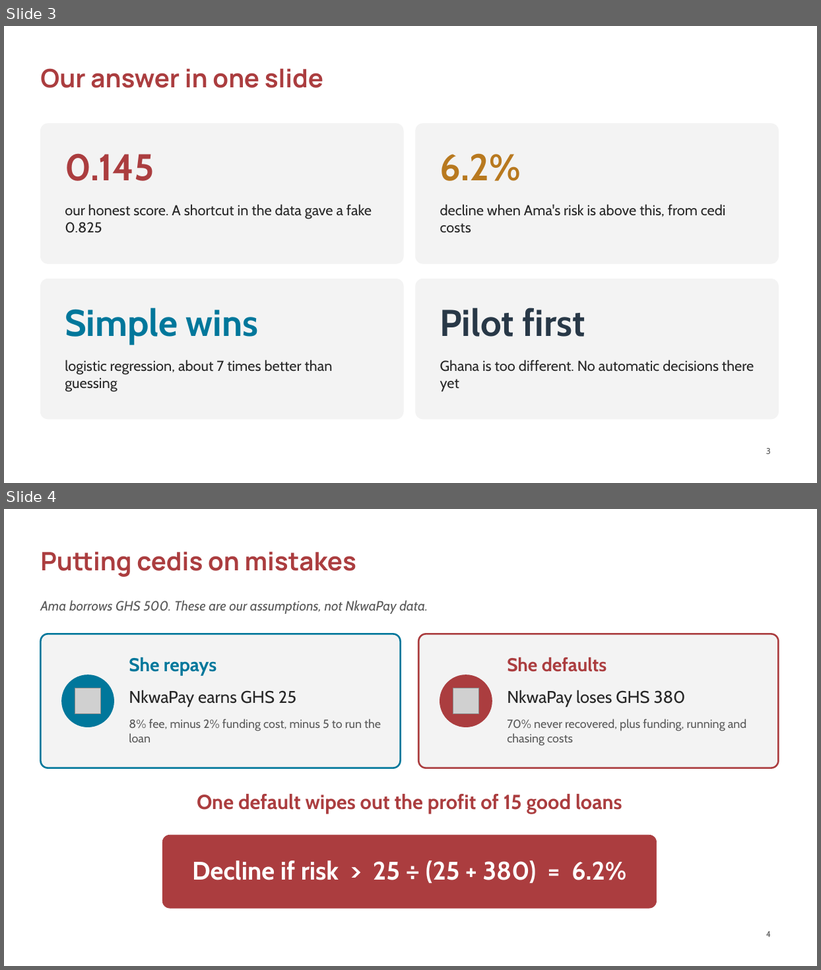
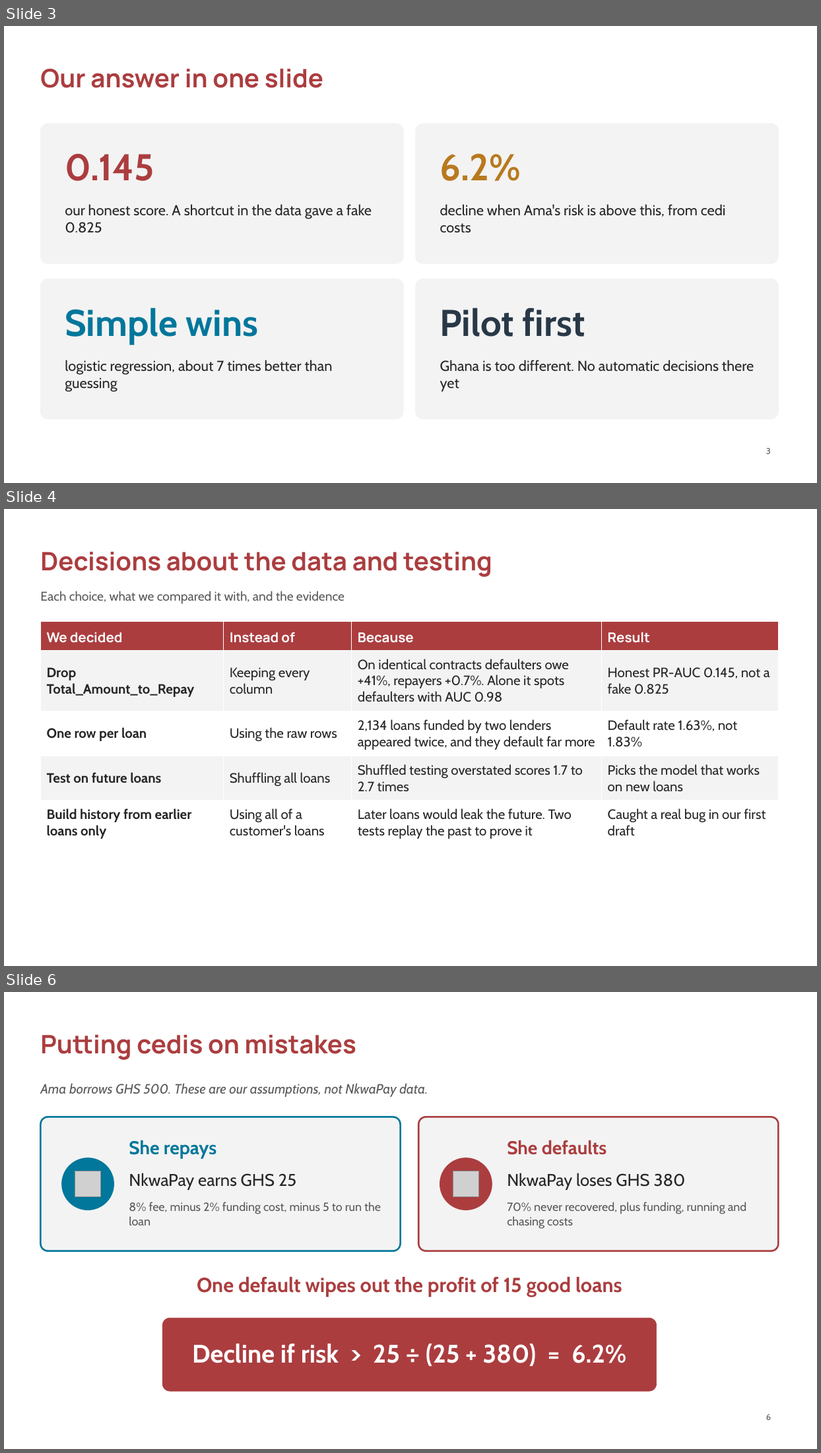
Before and after one commit to ASU-MICS-2028/mle-group-3-prosit-2, a slide deck: slides/NkwaPay_Debrief_Lesson.pptx. Shown one above the other, each under a label of ours: slides 3 and 4 before the commit, slides 3, 4 and 6 after it; the slides between them are not shown. The pictures are 821x970 and 821x1453 pixels, drawn with LibreOffice and Linux fonts; fonts in the diff are those of the drawing; grey boxes stand for pictures; background and template pictures are left out. Boxes give left, top, right and bottom in pixels: in the first picture for what was removed or moved away, otherwise in the second. Text is boxed around its words. In the diff, an @@ line names an element or a change of style, - is before the commit and + after.

```diff
--- a/slides/NkwaPay_Debrief_Lesson.pptx
+++ b/slides/NkwaPay_Debrief_Lesson.pptx
@@ slide 4 added at (4,509,817,966), background #FFFFFF @@
@@ title added at (40,552,492,577), 30 pt, text #AB3D3F, bold @@
+Decisions about the data and testing
@@ text added at (40,591,345,604), 15 pt, text #595959 @@
+Each choice, what we compared it with, and the evidence
@@ table added at (40,622,779,842), 5 rows, 4 columns @@
+We decided | Instead of | Because | Result
+Drop Total_Amount_to_Repay | Keeping every column | On identical contracts defaulters owe +41%, repayers +0.7%. Alone it spots defaulters with AUC 0.98 | Honest PR-AUC 0.145, not a fake 0.825
+One row per loan | Using the raw rows | 2,134 loans funded by two lenders appeared twice, and they default far more | Default rate 1.63%, not 1.83%
+Test on future loans | Shuffling all loans | Shuffled testing overstated scores 1.7 to 2.7 times | Picks the model that works on new loans
+Build history from earlier loans only | Using all of a customer's loans | Later loans would leak the future. Two tests replay the past to prove it | Caught a real bug in our first draft
@@ what was slide 4 is now slide 6 @@
@@ page number at (766,1414,771,1420): text changed @@
-4
+6
```
Also in this commit, not shown: 2 other slides added.
